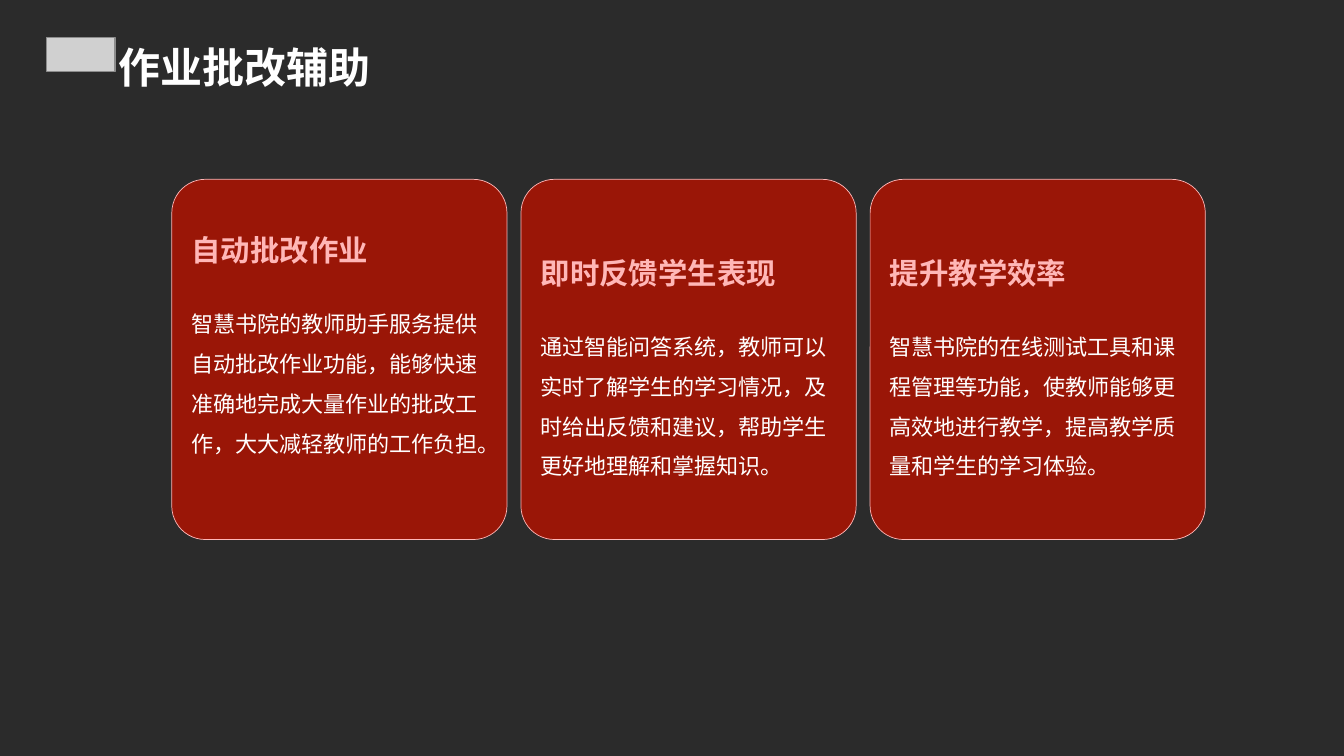
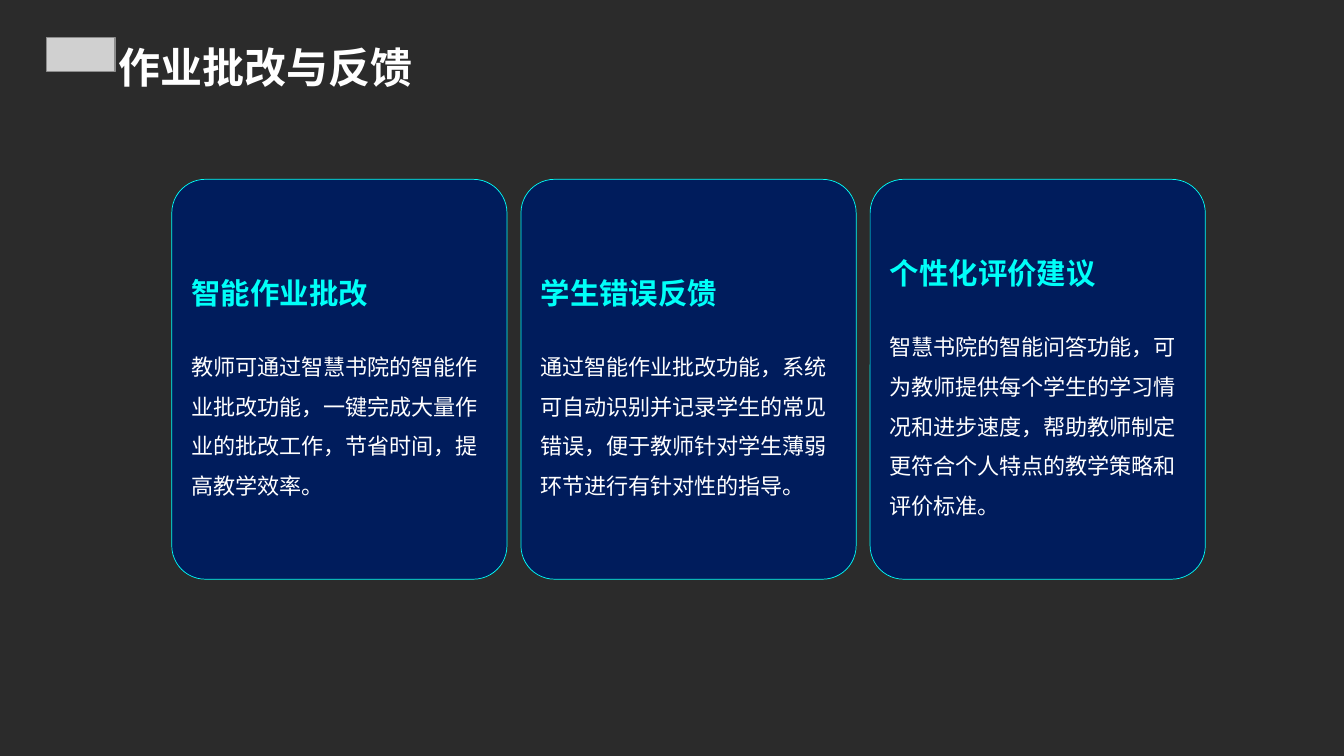
Before and after one commit to FlashLizard/Intelligent_Learning_Platform, a slide deck: slide 8 of src/generate_ppt/generate_ppt/ppttmp.ppt. Drawn at 1344x756 pixels with LibreOffice and Linux fonts; fonts in the diff are those of the drawing; grey boxes stand for pictures; background and template pictures are left out; a plain dark background stands for a picture behind light text. Boxes give left, top, right and bottom in pixels: in the first picture for what was removed or moved away, otherwise in the second. Text is boxed around its words. In the diff, an @@ line names an element or a change of style, - is before the commit and + after.

```diff
--- a/src/generate_ppt/generate_ppt/ppttmp.ppt
+++ b/src/generate_ppt/generate_ppt/ppttmp.ppt
@@ text at <box>118,47,412,87</box>: text changed @@
-作业批改辅助
+作业批改与反馈
@@ rounded rectangle "智能作业批改": place and size @@
-rounded rectangle "智能作业批改" at <box>171,179,507,539</box>
+rounded rectangle "智能作业批改" at <box>171,179,507,580</box>
@@ fill #9A1607 to #001C5C; outline #FFB7B7 0.5 pt to #00FFF8 0.5 pt in 3 elements at <box>171,179,507,580</box>, <box>870,179,1206,580</box>, <box>521,179,857,580</box> @@
@@ rounded rectangle "学生错误反馈": place and size @@
-rounded rectangle "学生错误反馈" at <box>521,179,857,539</box>
+rounded rectangle "学生错误反馈" at <box>521,179,857,580</box>
@@ rounded rectangle "个性化评价建议": place and size @@
-rounded rectangle "个性化评价建议" at <box>870,179,1206,539</box>
+rounded rectangle "个性化评价建议" at <box>870,179,1206,580</box>
@@ text in rounded rectangle at <box>890,259,1176,516</box>: text changed @@
-提升教学效率
-智慧书院的在线测试工具和课程管理等功能，使教师能够更高效地进行教学，提高教学质量和学生的学习体验。
+个性化评价建议
+智慧书院的智能问答功能，可为教师提供每个学生的学习情况和进步速度，帮助教师制定更符合个人特点的教学策略和评价标准。
@@ text in rounded rectangle at <box>192,279,478,496</box>: text changed @@
-自动批改作业
-智慧书院的教师助手服务提供自动批改作业功能，能够快速准确地完成大量作业的批改工作，大大减轻教师的工作负担。
+智能作业批改
+教师可通过智慧书院的智能作业批改功能，一键完成大量作业的批改工作，节省时间，提高教学效率。
@@ text in rounded rectangle at <box>541,279,827,496</box>: text changed @@
-即时反馈学生表现
-通过智能问答系统，教师可以实时了解学生的学习情况，及时给出反馈和建议，帮助学生更好地理解和掌握知识。
+学生错误反馈
+通过智能作业批改功能，系统可自动识别并记录学生的常见错误，便于教师针对学生薄弱环节进行有针对性的指导。
```
Also in this commit, not shown: 22 other slides changed, 3 slides removed, 3 other files.
